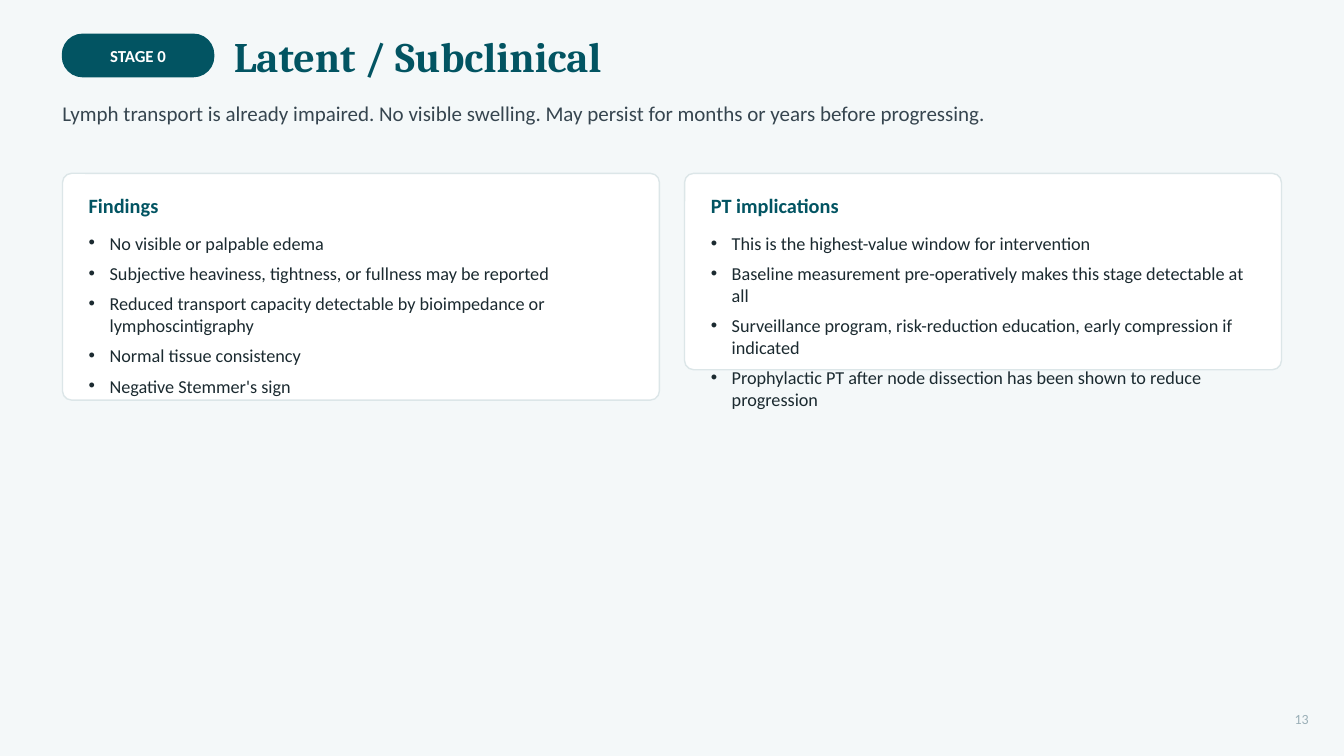
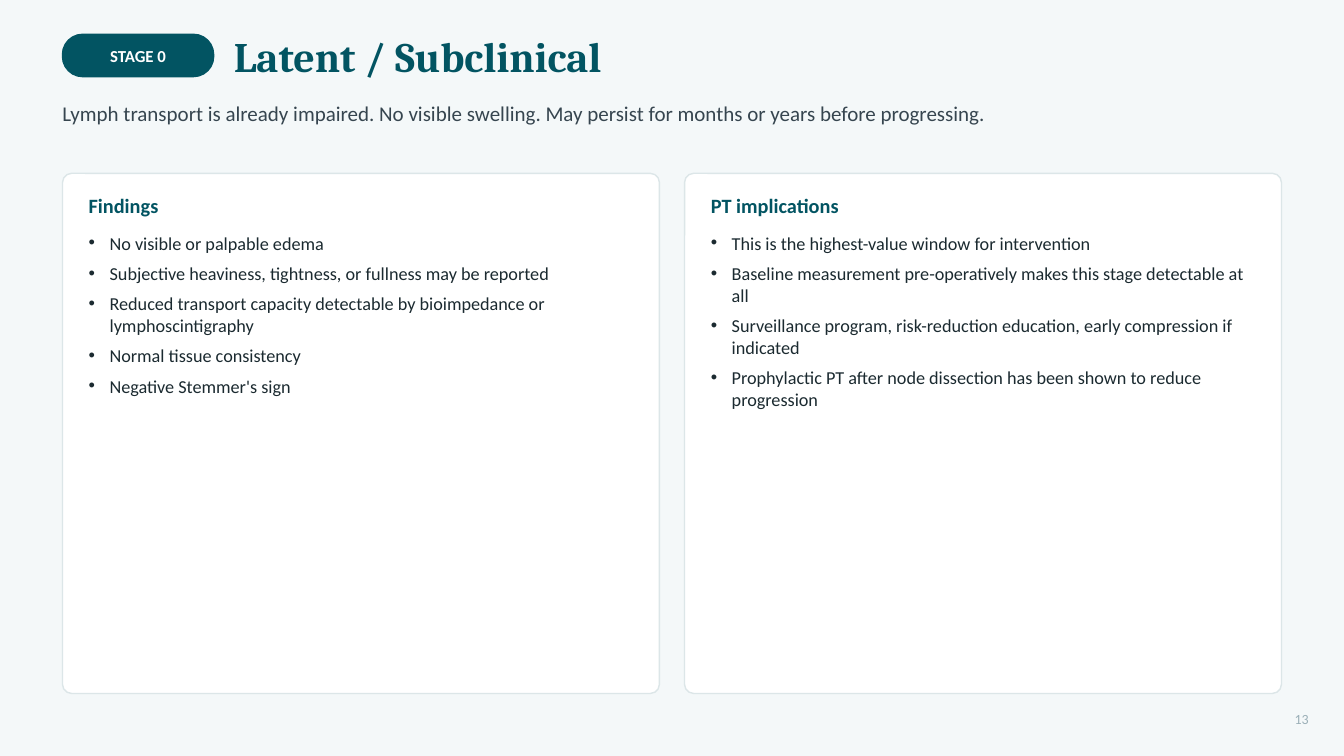
Before and after one commit to Information-vs-Energy-vs-Matter/Total_body_therapy_-_wellness, a slide deck: slide 13 of Lymphedema_Lipedema_TBTW.pptx. Drawn at 1344x756 pixels with LibreOffice and Linux fonts; fonts in the diff are those of the drawing. Boxes give left, top, right and bottom in pixels: in the first picture for what was removed or moved away, otherwise in the second. Text is boxed around its words. In the diff, an @@ line names an element or a change of style, - is before the commit and + after.

```diff
--- a/Lymphedema_Lipedema_TBTW.pptx
+++ b/Lymphedema_Lipedema_TBTW.pptx
@@ rounded rectangle: place and size @@
-rounded rectangle at (63, 173, 659, 400)
+rounded rectangle at (63, 173, 659, 694)
@@ rounded rectangle at (63, 173, 659, 694): proportions changed @@
@@ rounded rectangle at (685, 173, 1281, 694): proportions changed @@
@@ rounded rectangle: place and size @@
-rounded rectangle at (685, 173, 1281, 370)
+rounded rectangle at (685, 173, 1281, 694)
```
Also in this commit, not shown: 17 other slides changed, 2 slides added, 9 other files.
